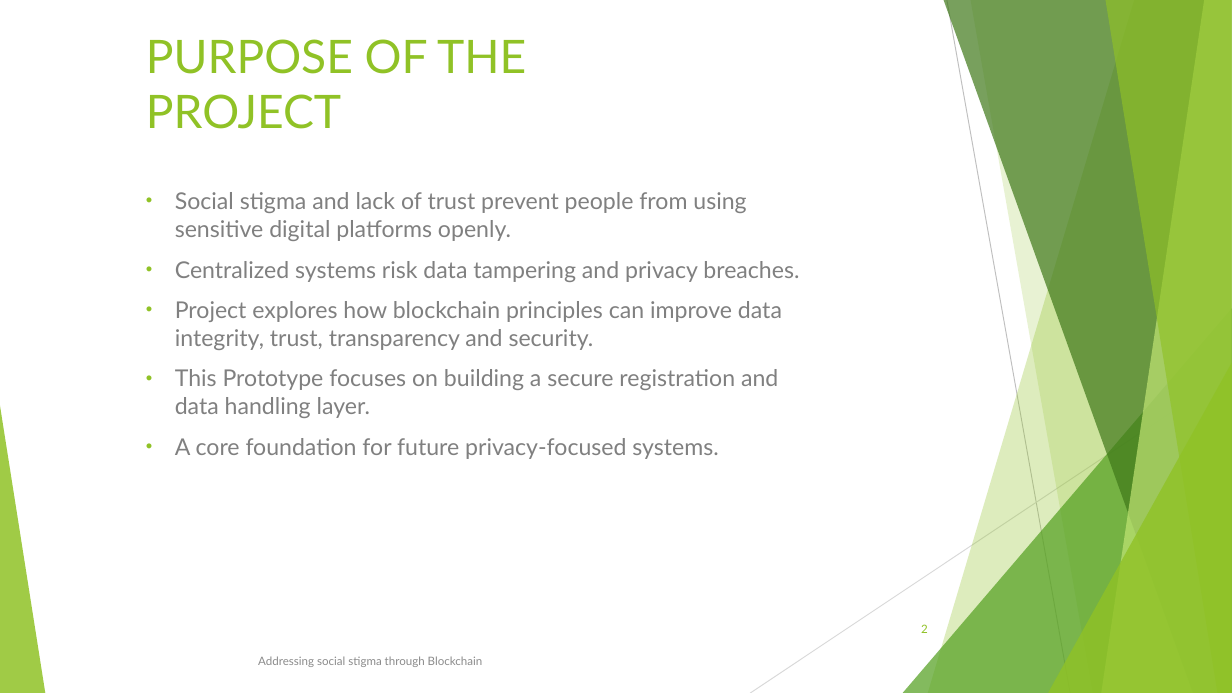
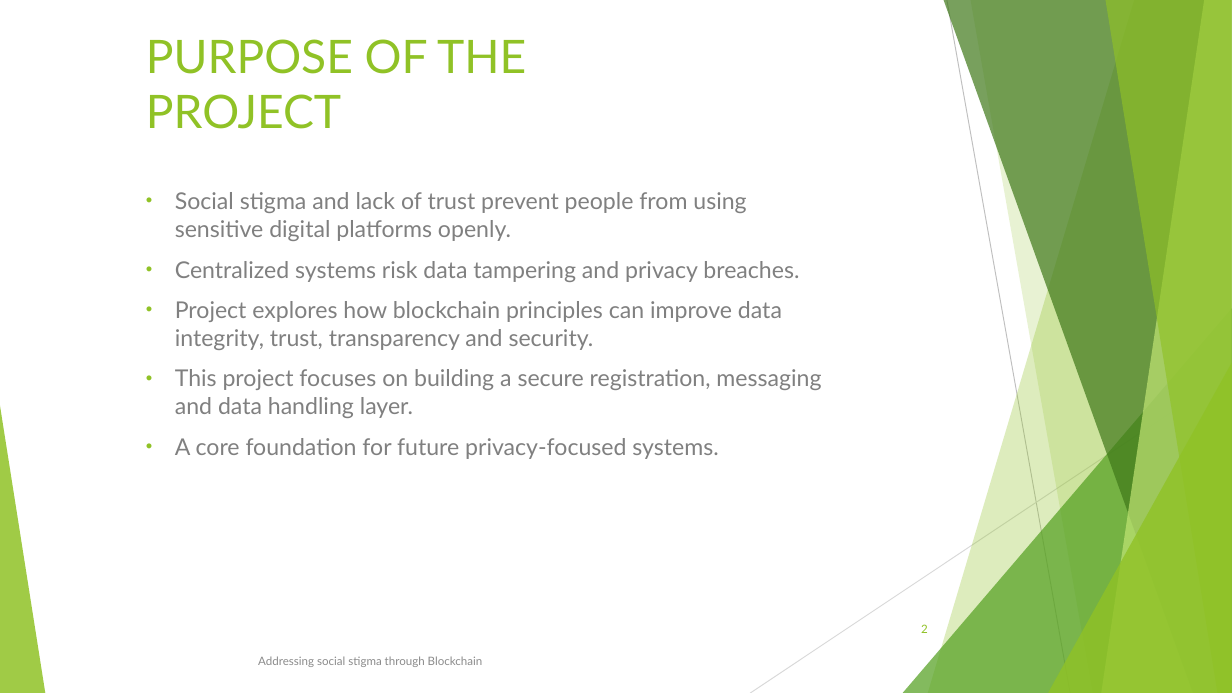
Before and after one commit to agegerag/SecurePlatform, a slide deck: slide 2 of SecurePlatform/project/ss/ProjectPresentation.pptx. Drawn at 1232x693 pixels with LibreOffice and Linux fonts; fonts in the diff are those of the drawing. Boxes give left, top, right and bottom in pixels: in the first picture for what was removed or moved away, otherwise in the second. Text is boxed around its words. In the diff, an @@ line names an element or a change of style, - is before the commit and + after.

```diff
--- a/SecurePlatform/project/ss/ProjectPresentation.pptx
+++ b/SecurePlatform/project/ss/ProjectPresentation.pptx
@@ text at <box>175,369,821,418</box>: text changed @@
-• This Prototype focuses on building a secure registration and data handling layer.
+• This project focuses on building a secure registration, messaging and data handling layer.
```
Also in this commit, not shown: 2 other slides changed.
